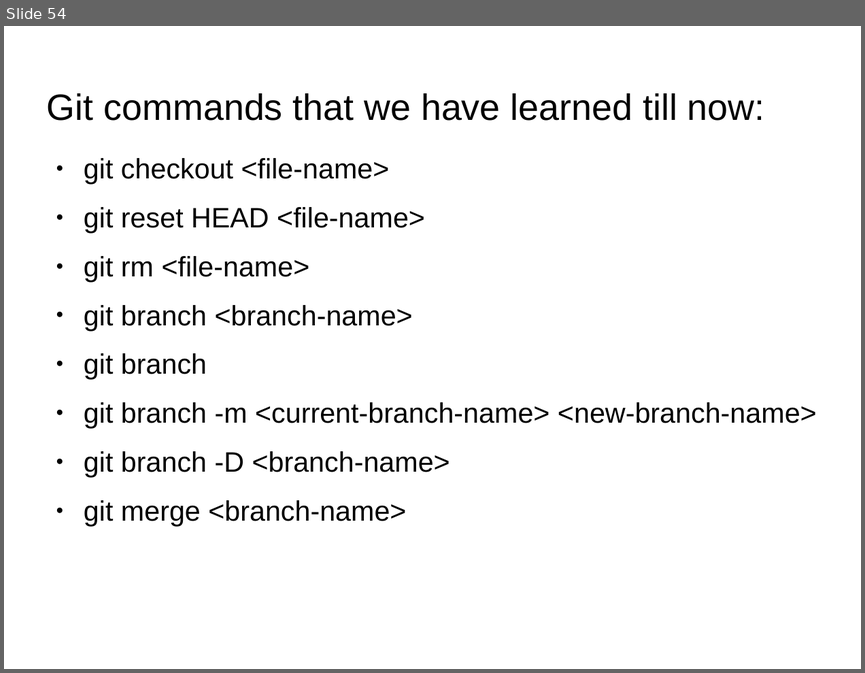
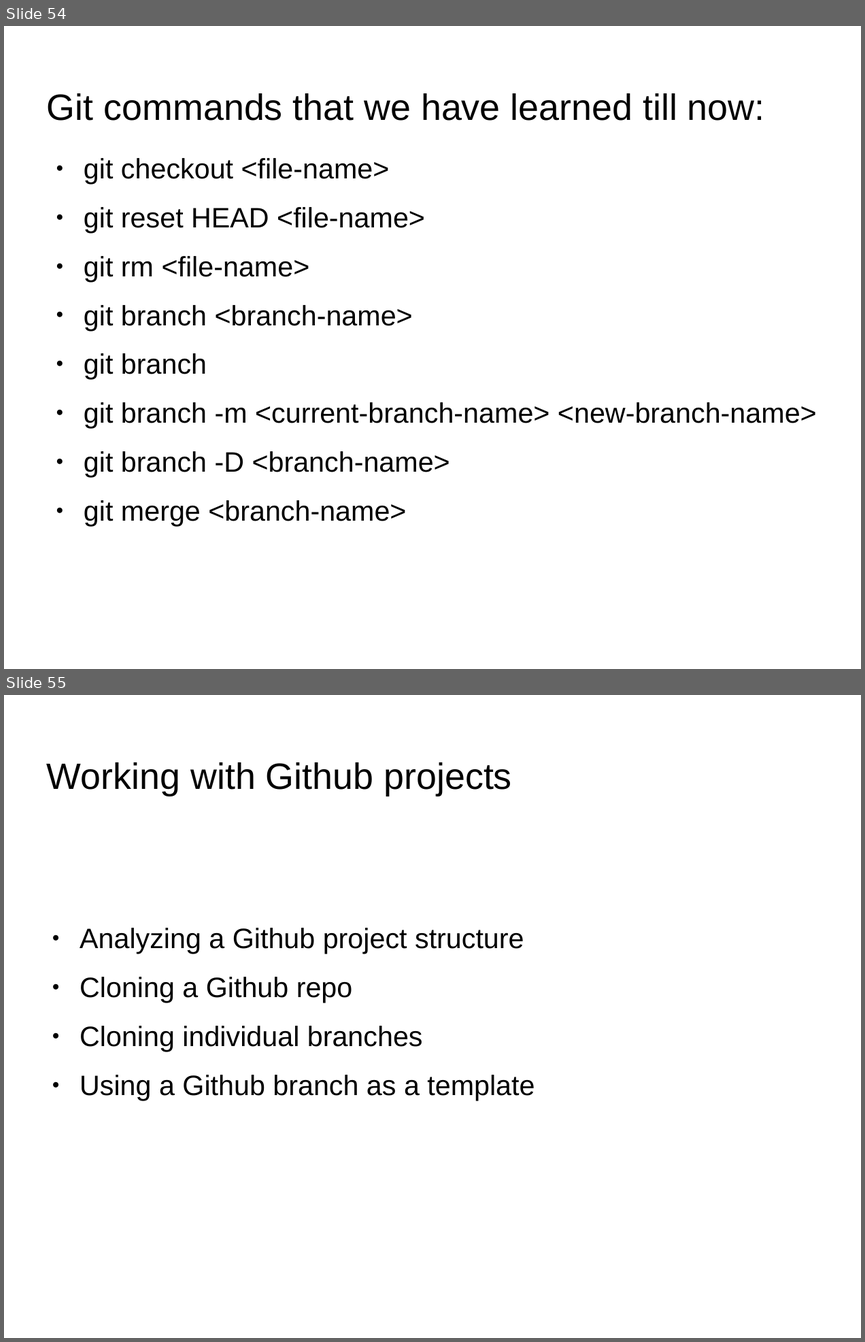
Before and after one commit to anumsh/Learning-Git-and-Github, a slide deck: git_and_GitHub.odp. Shown one above the other, each under a label of ours: slide 54 before the commit, slides 54 and 55 after it. The pictures are 865x673 and 865x1342 pixels, drawn with LibreOffice and Linux fonts; fonts in the diff are those of the drawing; background and template pictures are left out. Boxes give left, top, right and bottom in pixels: in the first picture for what was removed or moved away, otherwise in the second. Text is boxed around its words. In the diff, an @@ line names an element or a change of style, - is before the commit and + after.

```diff
--- a/git_and_GitHub.odp
+++ b/git_and_GitHub.odp
@@ slide 55 added at [4,695,861,1338], background picture (left out) @@
@@ title added at [47,762,511,796], 33.9 pt, text #000000 @@
+Working with Github projects
@@ text added at [79,928,534,1100], 26 pt, text #000000 @@
+● Analyzing a Github project structure
+● Cloning a Github repo
+● Cloning individual branches
+● Using a Github branch as a template
```
Also in this commit, not shown: 4 slides changed.
